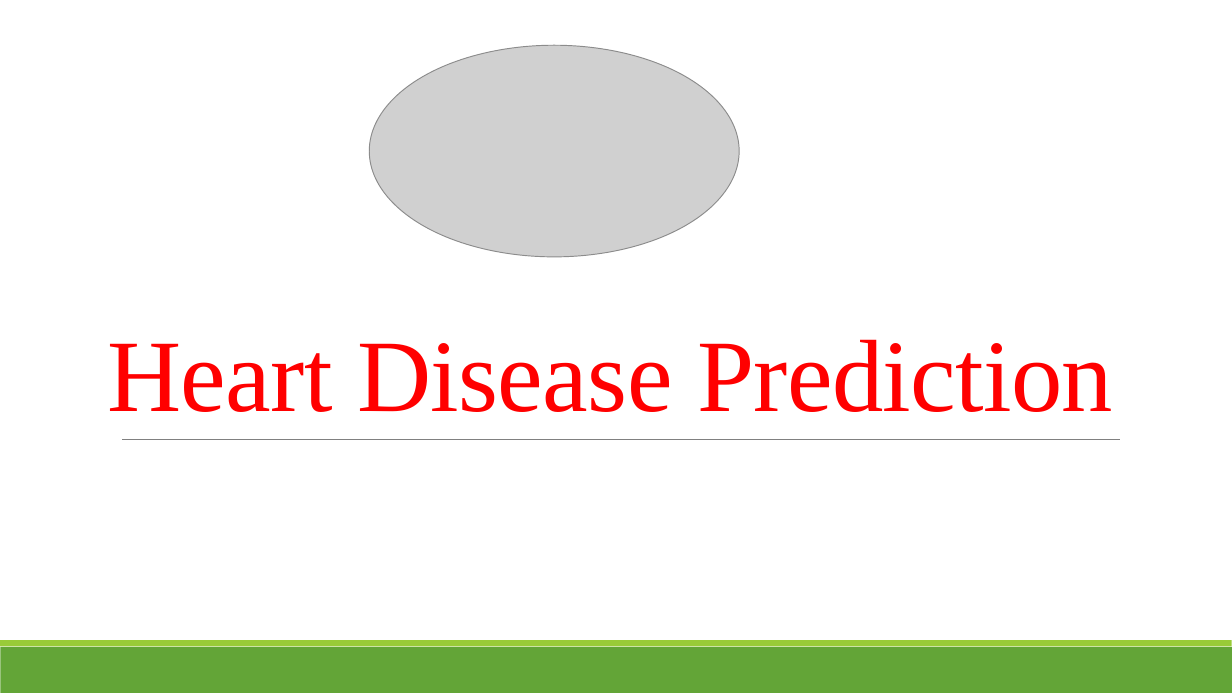
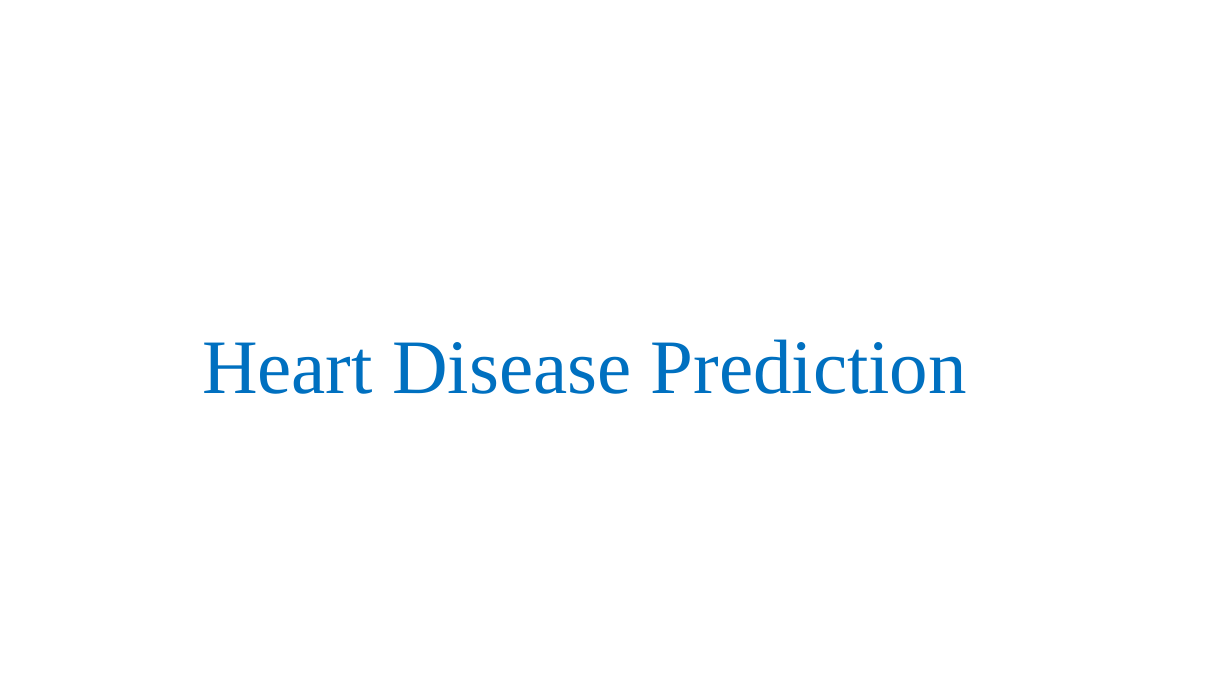
Before and after one commit to Mano181/Heart_Disease_Prediction, a slide deck: slide 1 of Heart Disease Prediction.pptx. Drawn at 1232x693 pixels with LibreOffice and Linux fonts; fonts in the diff are those of the drawing; grey boxes stand for pictures. Boxes give left, top, right and bottom in pixels: in the first picture for what was removed or moved away, otherwise in the second. Text is boxed around its words. In the diff, an @@ line names an element or a change of style, - is before the commit and + after.

```diff
--- a/Heart Disease Prediction.pptx
+++ b/Heart Disease Prediction.pptx
@@ picture removed at box(370, 45, 739, 257) @@
@@ title "Heart Disease Prediction": place and size @@
-title "Heart Disease Prediction" at box(107, 339, 1113, 412)
+title "Heart Disease Prediction" at box(202, 339, 967, 394)
@@ title "Heart Disease Prediction" at box(202, 339, 967, 394): size 80 to 60 pt, text colour #FF0000 to #0070C0, letter spacing -0.5 to 0 pt; alignment left to centre; line spacing 0.85 to 0.9 @@
@@ line removed from (122, 439) to (1120, 439) @@
@@ rectangle removed at box(0, 647, 1232, 693) @@
@@ rectangle removed at box(0, 640, 1232, 647) @@
```
Also in this commit, not shown: 2 other slides changed, 3 slides added, 2 slides removed.
